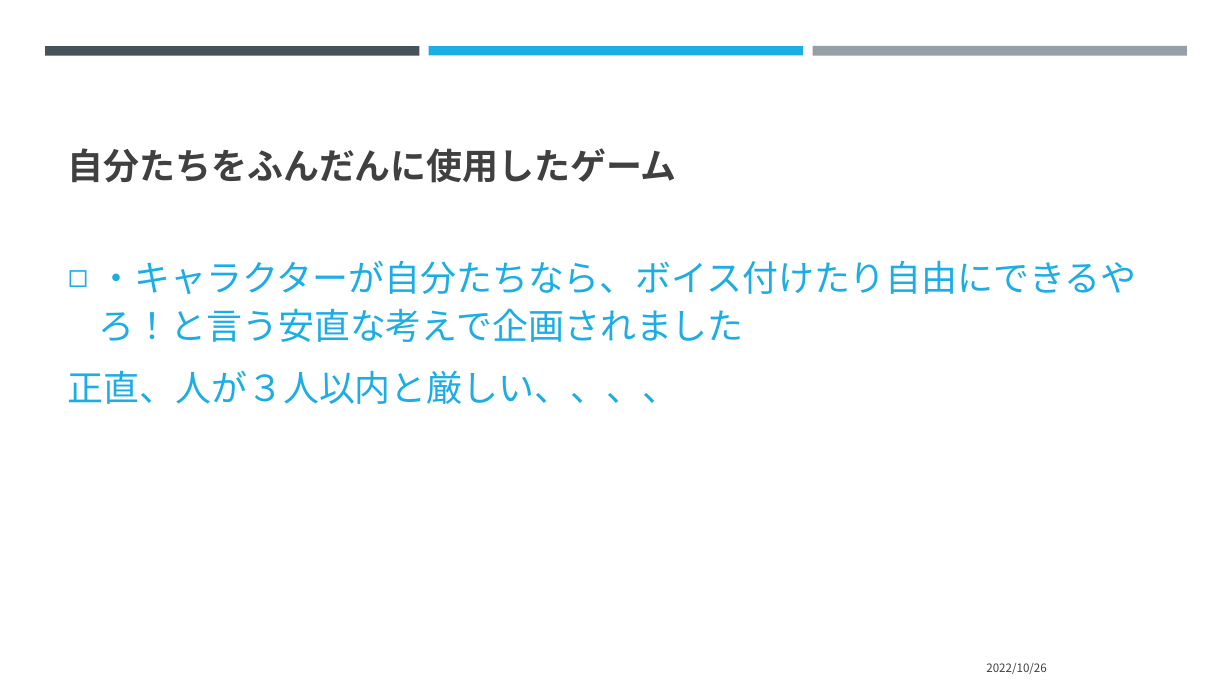
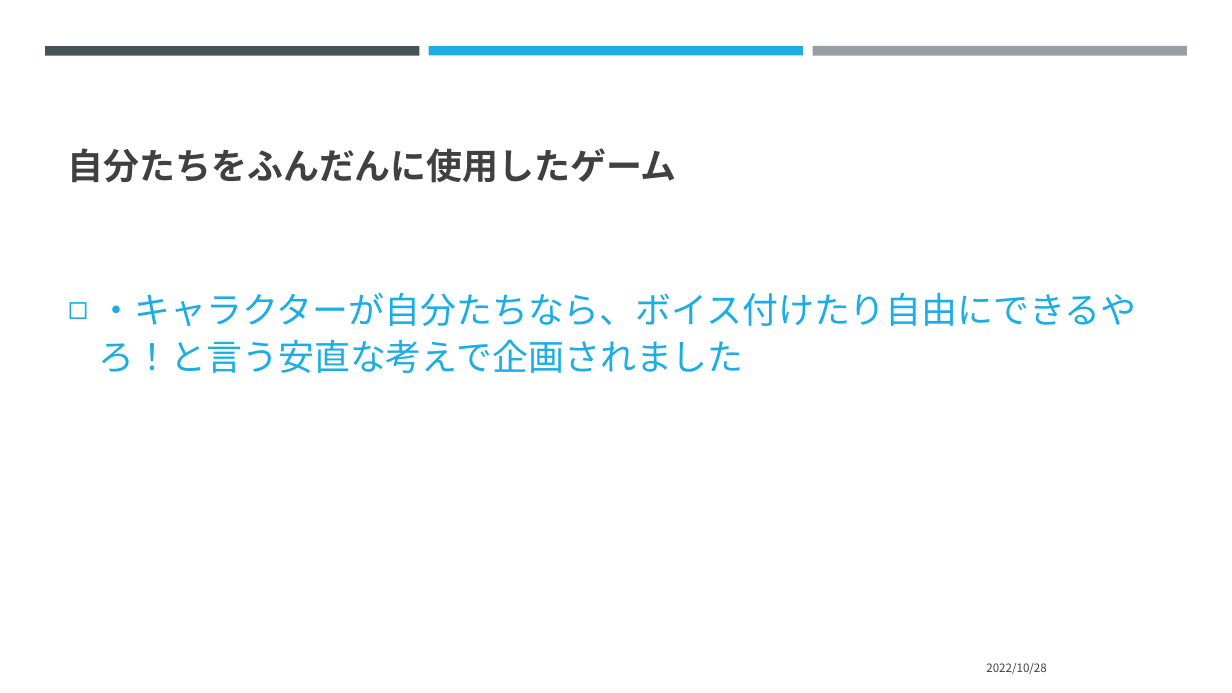
Before and after one commit to chogeru/RPG, a slide deck: slide 4 of ゲーム制作スライド.pptx. Drawn at 1232x693 pixels with LibreOffice and Linux fonts; fonts in the diff are those of the drawing. Boxes give left, top, right and bottom in pixels: in the first picture for what was removed or moved away, otherwise in the second. Text is boxed around its words. In the diff, an @@ line names an element or a change of style, - is before the commit and + after.

```diff
--- a/ゲーム制作スライド.pptx
+++ b/ゲーム制作スライド.pptx
@@ text at [68, 370, 678, 404]: paragraph removed @@
-正直、人が３人以内と厳しい、、、、
@@ text at [986, 663, 1046, 674]: text changed @@
-2022/10/26
+2022/10/28
```
Also in this commit, not shown: 7 other slides changed, 11 other files.
